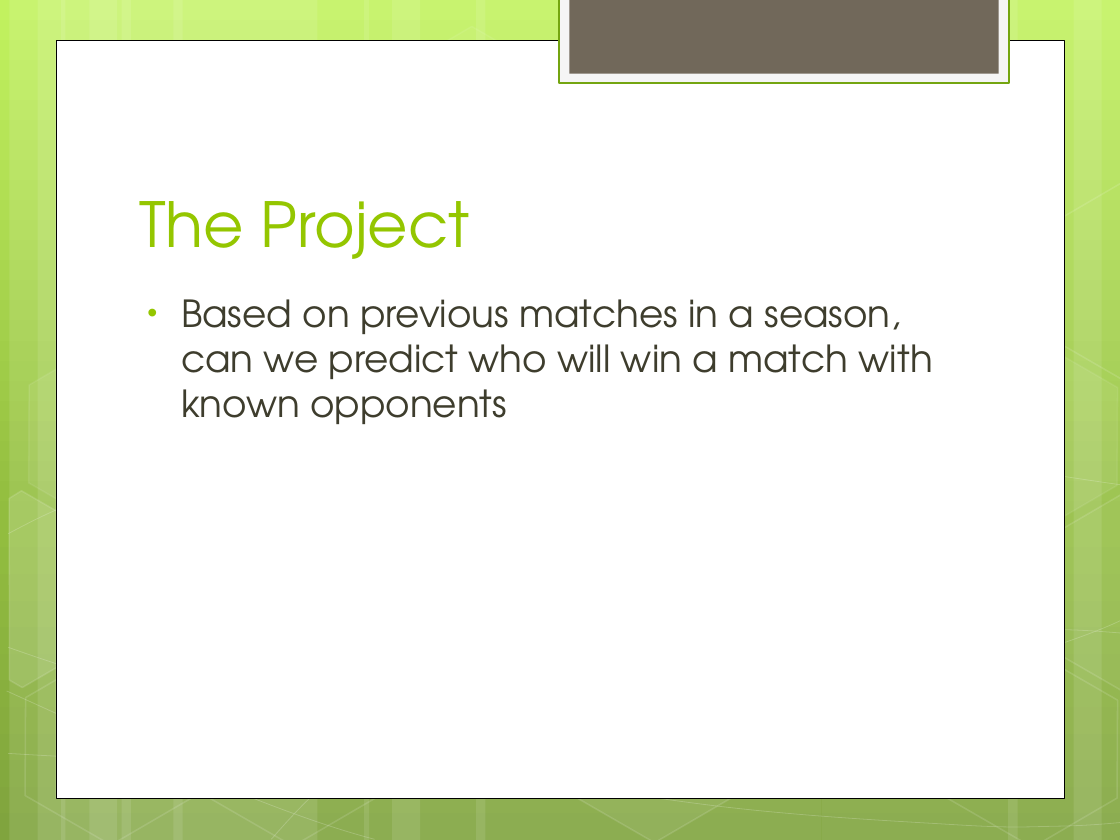
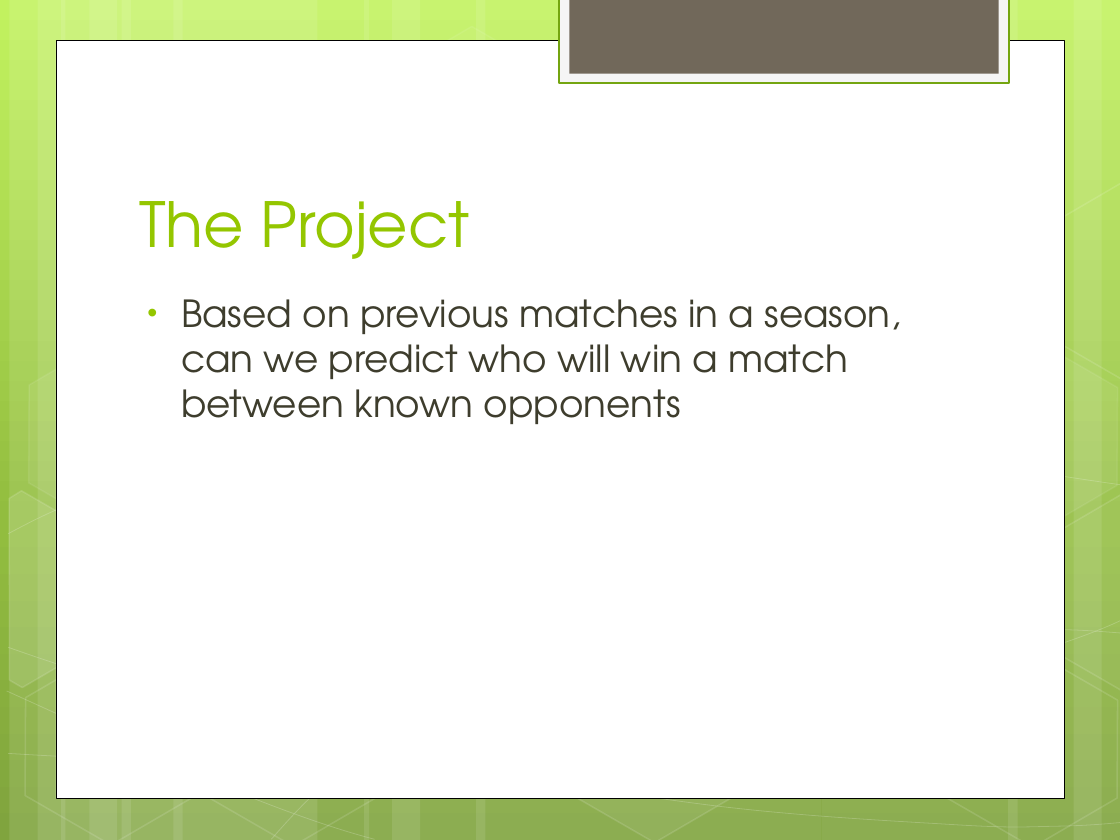
Before and after one commit to trceniviva/Rugby, a slide deck: slide 2 of DataScienceProject.pptx. Drawn at 1120x840 pixels with LibreOffice and Linux fonts; fonts in the diff are those of the drawing. Boxes give left, top, right and bottom in pixels: in the first picture for what was removed or moved away, otherwise in the second. Text is boxed around its words. In the diff, an @@ line names an element or a change of style, - is before the commit and + after.

Commit message:
presentation update

```diff
--- a/DataScienceProject.pptx
+++ b/DataScienceProject.pptx
@@ text at (x1=181, y1=299, x2=901, y2=424): text changed @@
-• Based on previous matches in a season, can we predict who will win a match with known opponents
+• Based on previous matches in a season, can we predict who will win a match between known opponents
```
